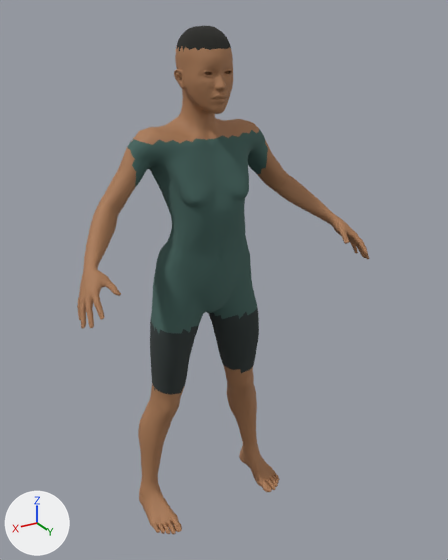
What one commit did to the glTF model public/assets/crew/rower.glb.
One viewpoint serves both versions: a 50 mm lens placed at (0.922, 1.704, 1.725), pointed at (-0.04, 0.102, 0.925). The axes (+X, +Y, +Z) are drawn at lower left. The lights are the same throughout. The older version comes first.
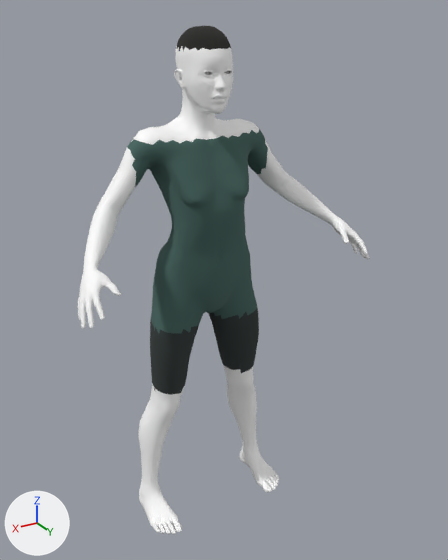
What differs and where, as boxes (x1, y1, x2, y2) in the pictures (448 x 560 px):
'Mesh_0', recoloured
    both: (77, 43, 369, 535)

Edits to the bpy script that builds the scene:
```text
Change mat_skin:
    mat_skin.base_color: (0.397, 0.191, 0.0887) -> (1.0, 1.0, 1.0)  # brown #a97954 -> white #ffffff
```
